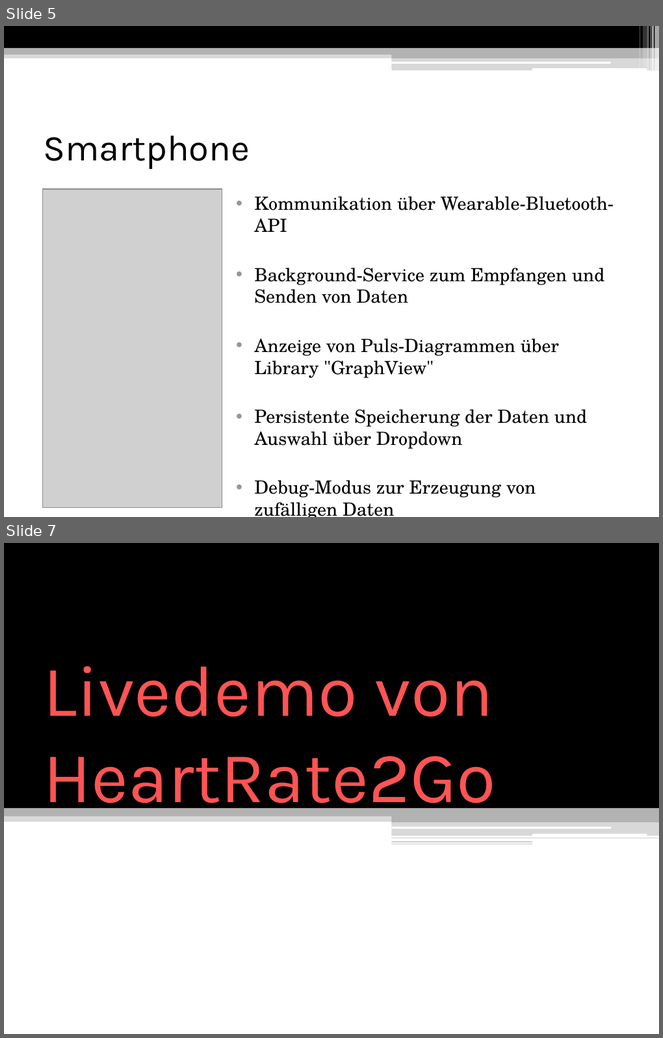
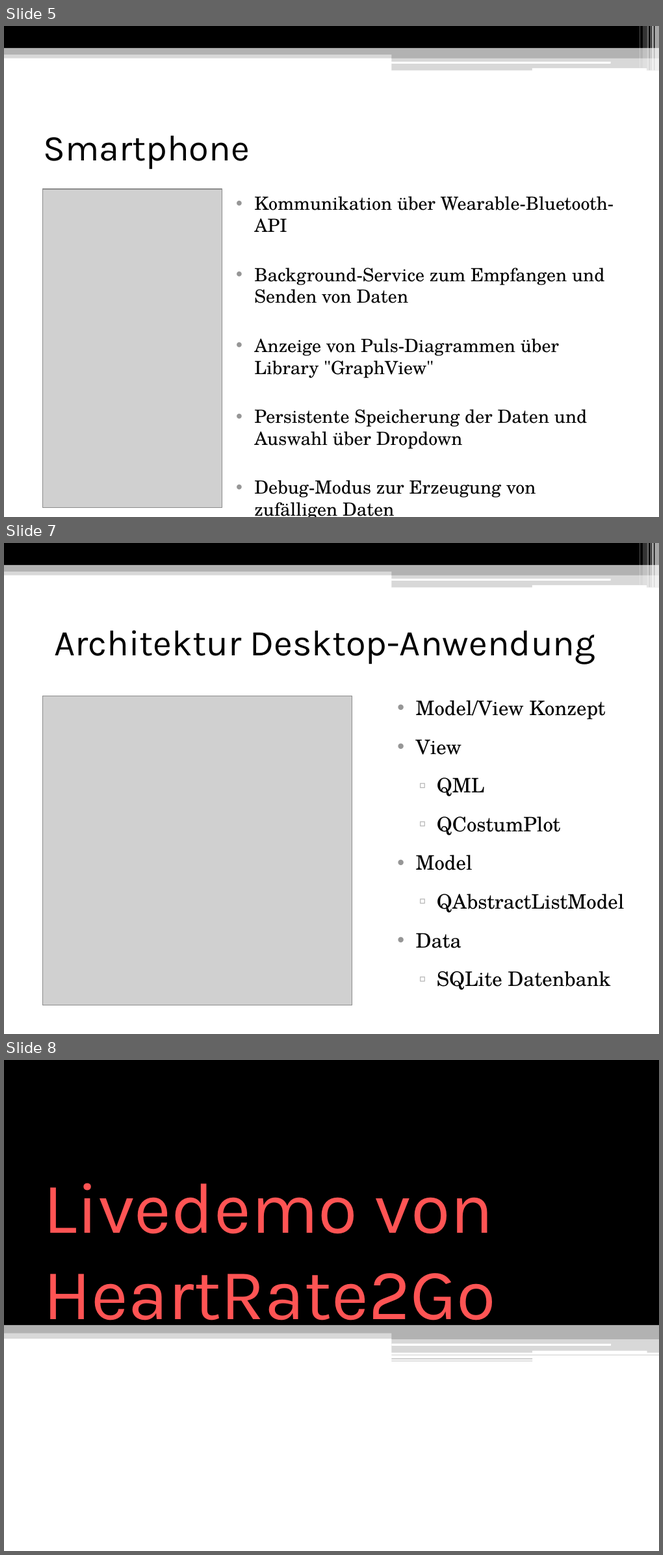
Before and after one commit to FFTEAM/guiframework, a slide deck: presentation/Heartrate2go.pptx. Shown one above the other, each under a label of ours: slides 5 and 7 before the commit, slides 5, 7 and 8 after it; the slides between them are not shown. The pictures are 663x1038 and 663x1555 pixels, drawn with LibreOffice and Linux fonts; fonts in the diff are those of the drawing; grey boxes stand for pictures. Boxes give left, top, right and bottom in pixels: in the first picture for what was removed or moved away, otherwise in the second. Text is boxed around its words. In the diff, an @@ line names an element or a change of style, - is before the commit and + after.

```diff
--- a/presentation/Heartrate2go.pptx
+++ b/presentation/Heartrate2go.pptx
@@ slide 7 added at (4, 543, 659, 1034), background #FFFFFF; not listed: 13 template elements that a slide beside it also shows @@
@@ title added at (54, 630, 596, 665), 40 pt, text #000000 @@
+Architektur Desktop-Anwendung
@@ picture added at (42, 696, 352, 1005) @@
@@ text added at (416, 700, 625, 990), 22 pt, text #000000 @@
+• Model/View Konzept
+• View
+  ▫ QML
+  ▫ QCostumPlot
+• Model
+  ▫ QAbstractListModel
+• Data
+  ▫ SQLite Datenbank
@@ what was slide 7 is now slide 8 @@
```
Also in this commit, not shown: 2 slides changed, 1 other file.
